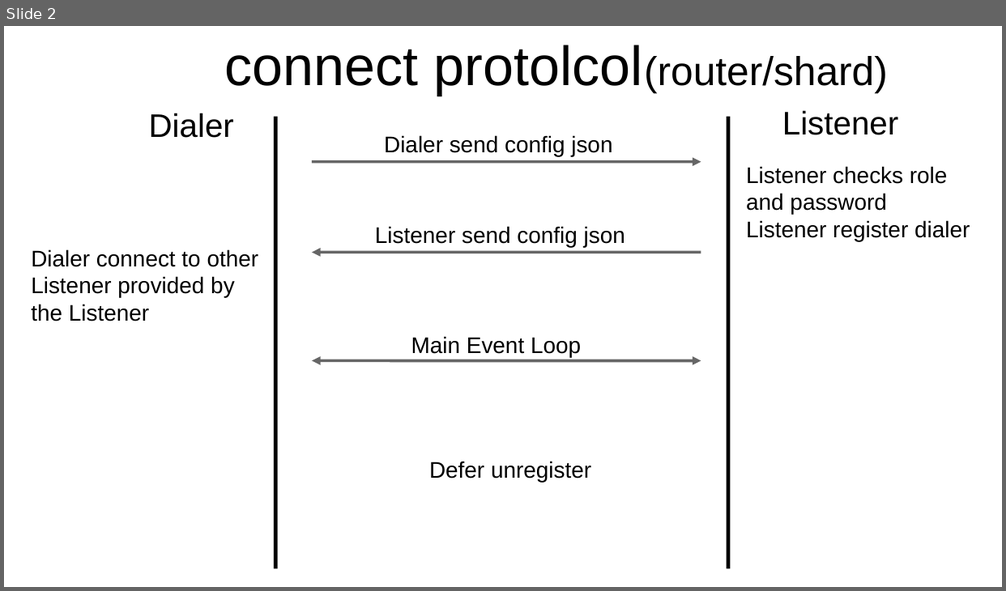
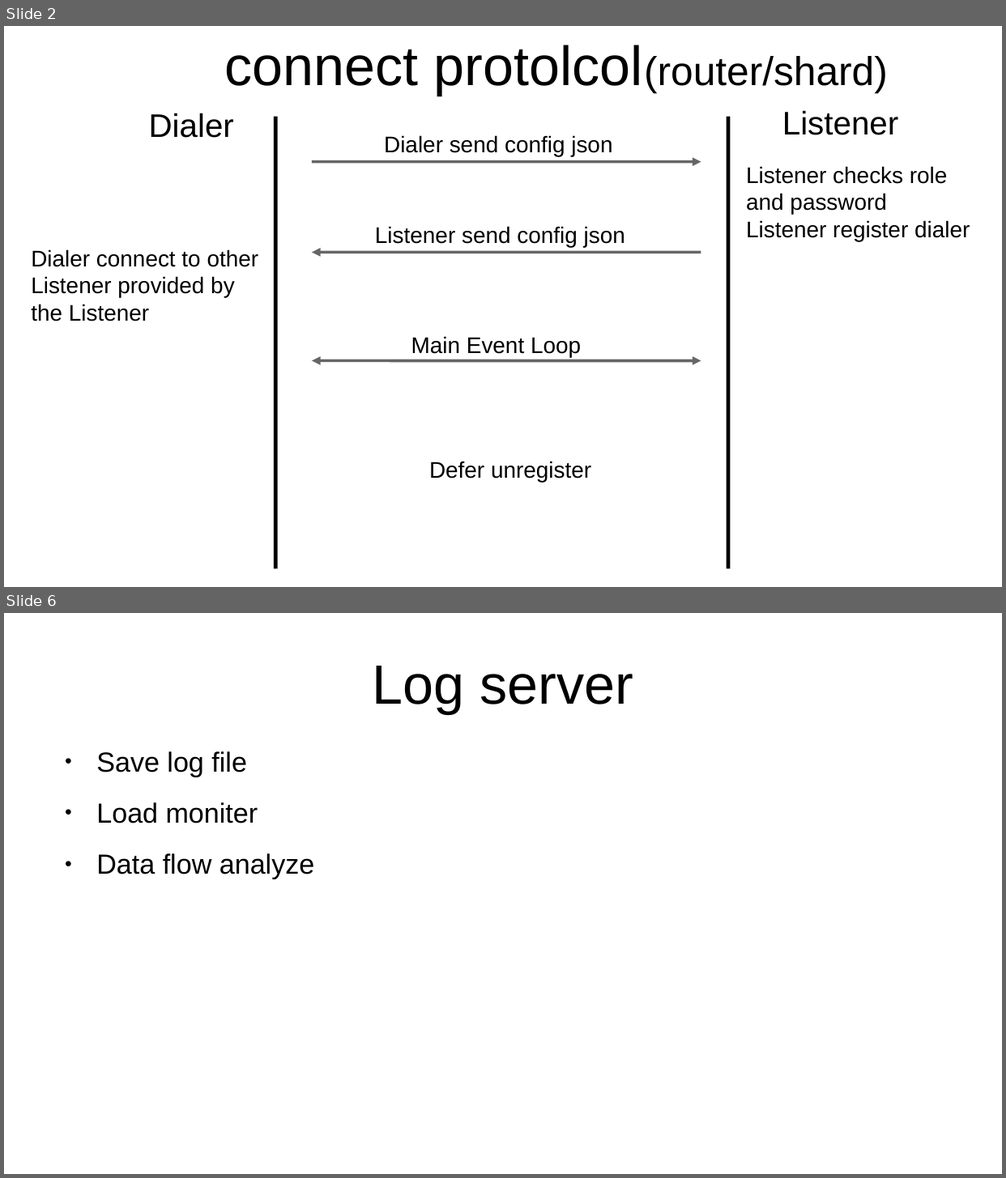
Before and after one commit to YC-Lammy/DejavuDB, a slide deck: doc/concept.odp. Shown one above the other, each under a label of ours: slide 2 before the commit, slides 2 and 6 after it; the slides between them are not shown. The pictures are 1006x591 and 1006x1178 pixels, drawn with LibreOffice and Linux fonts; fonts in the diff are those of the drawing. Boxes give left, top, right and bottom in pixels: in the first picture for what was removed or moved away, otherwise in the second. Text is boxed around its words. In the diff, an @@ line names an element or a change of style, - is before the commit and + after.

```diff
--- a/doc/concept.odp
+++ b/doc/concept.odp
@@ slide 6 added at bbox=[4, 613, 1002, 1174], background #FFFFFF @@
@@ title added at bbox=[372, 666, 633, 714], 44 pt, text #000000 @@
+Log server
@@ text added at bbox=[96, 752, 314, 879], 22 pt, text #000000 @@
+● Save log file
+● Load moniter
+● Data flow analyze
```
Also in this commit, not shown: 4 slides changed, 4 other slides added, 10 other files.
